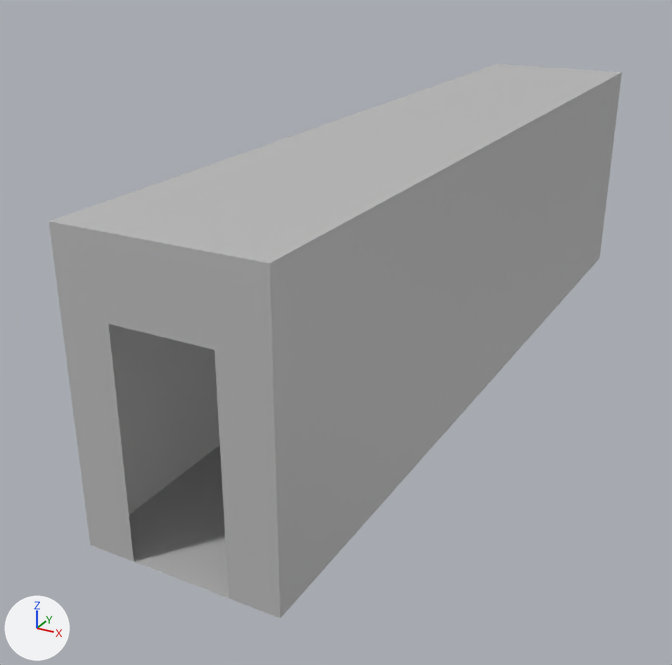
One commit to the FBX model Assets/Environment/SM_Room_Corridor.fbx: the scene before it, then after it.
Both versions are drawn from a 50 mm camera at (4.37, -14.97, 5.09) aimed at (-0.6, -5.93, 0.57). Lighting does not change. The marker at lower left points along +X, +Y and +Z. Where no turn or scale is listed for an object, it has been applied to the vertices.

The first picture shows 'SM_Room_Corridor'.
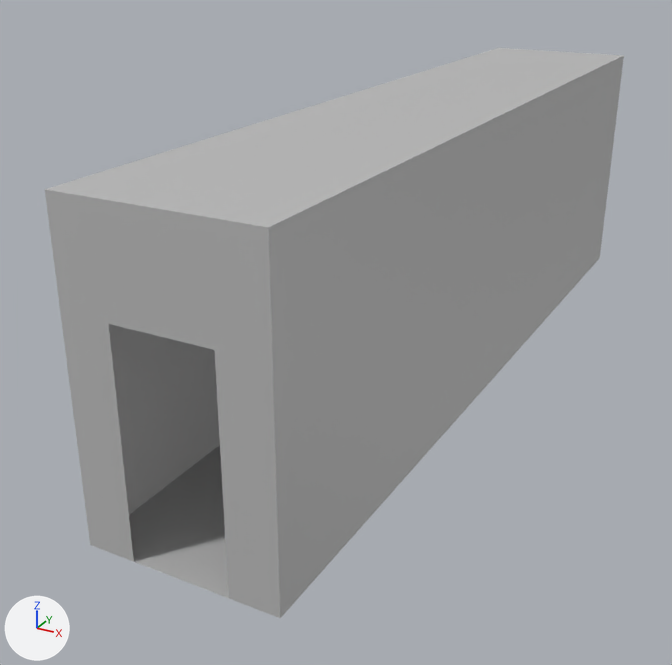
Pixel boxes (x1, y1, x2, y2) of what changed, in the pictures (672 x 665 px; the box of a moved part takes in the faces that stretch with it):
```json
{"object": "SM_Room_Corridor", "change": "reshaped", "before": [49, 64, 622, 618], "after": [45, 48, 624, 618]}
{"part": 1, "of": "me_mesh", "change": "moved or reshaped", "before": [49, 64, 622, 364], "after": [45, 48, 624, 364]}
```

Scene script edits in JSON lines:
```json
{"block": "me_mesh", "where": "me_mesh.from_pydata(...)  # 54 vertices, 56 faces; spans x -1.0..1.0, y 0.0..10.0, z 0.0..3.0"}
{"block": "me_mesh", "where": "# used by ob_sm_room_corridor; location = (0.13, -10.0, 0.0)"}
{"block": "me_mesh", "change": "me_mesh part 1: all 20 vertices in x -1.0..1.0, y 0.0..10.0, z 3.0 are moved by (0.0, 0.0, 0.25)"}
```
